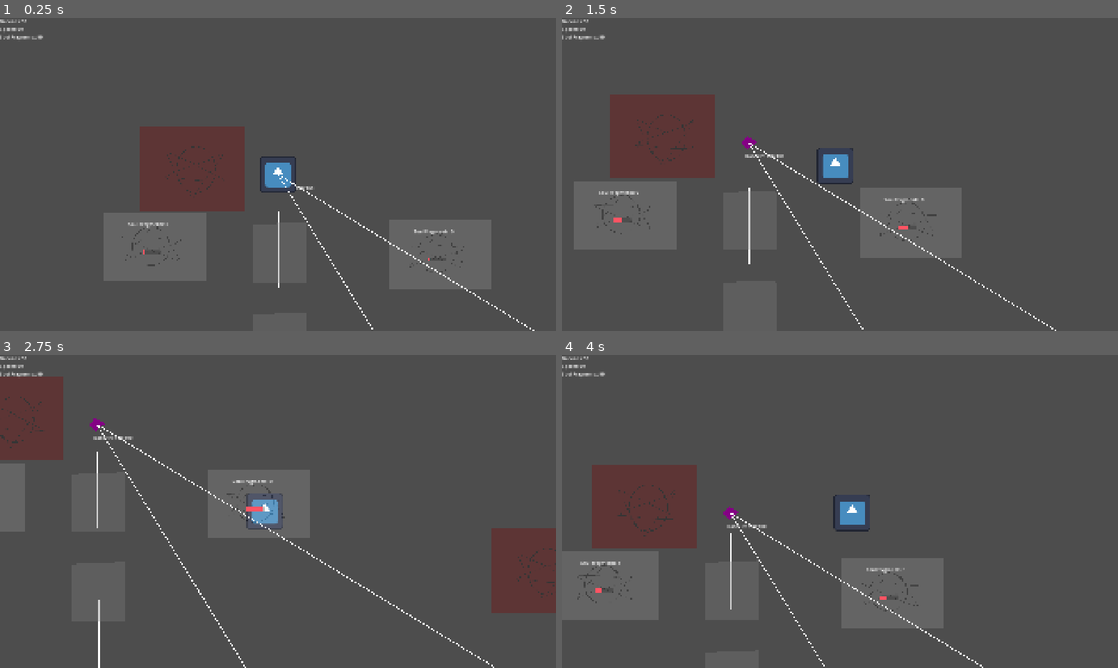
Above: before the commit, frames 1-4 (two rows, left to right).
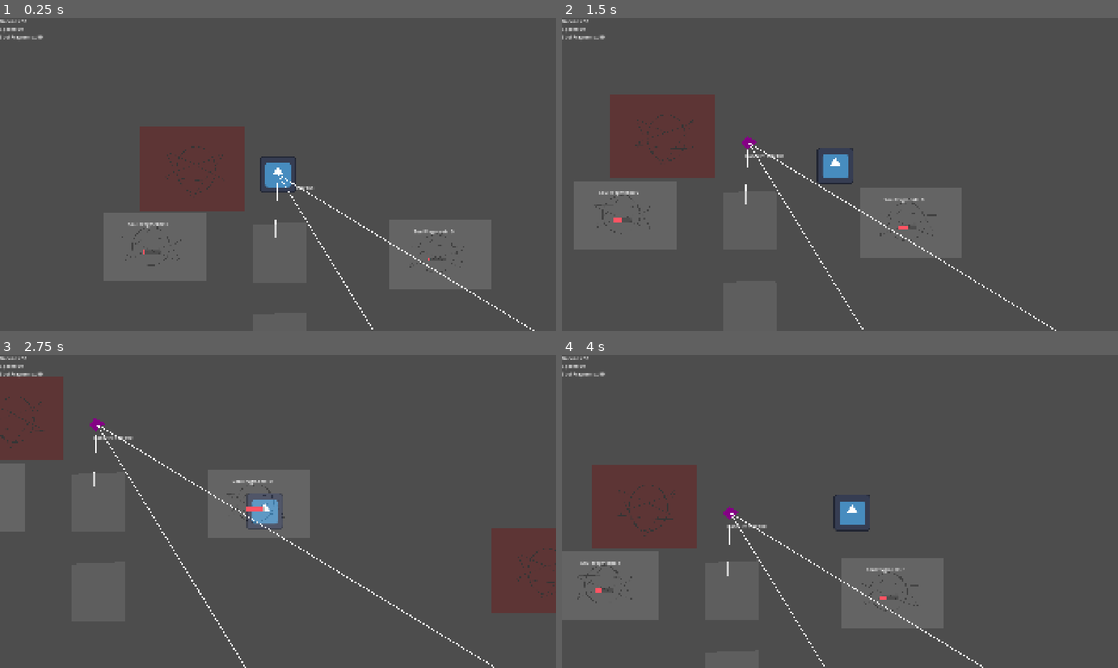
Above: after the commit, the same moments.

Repository: skeeeth/Allstar-Cult-Slip
Game: Godot game, scene res://Source/Level/World/Layouts/alt_world.tscn
The game is run twice, just before and just after one commit, with the same random seed, the same clock (stepped at 60 frames per second) and the same inputs. The engine's default icon, where the game draws it, is replaced by a stand-in: a white triangle on a blue panel in a dark square.
Inputs:
- Up to frame 1 (0.25 s): no input
- Up to frame 2 (1.5 s): tap Enter at 0.5 s; hold D (right) 0.53-1.28 s; hold 1 (one) 0.53-1.28 s; hold S (down) from 1.28 s (still down); tap E (Interact) at 1.35 s
- Up to frame 3 (2.75 s): tap 1 (one) at 1.55 s; release S (down) at 2.03 s; hold D (right) from 2.03 s (still down); hold 1 (one) from 2.03 s (still down)
- Up to frame 4 (4 s): release D (right) at 2.78 s; release 1 (one) at 2.78 s; hold W (up) 2.78-3.53 s; tap 3 (three) at 2.85 s; tap 1 (one) at 3.05, 3.8 s; hold A (left) from 3.53 s (still down); hold 2 (two) from 3.53 s (still down)

The runs differ from the first frame. In frame 1, 0.1% of the frame differs, in the area x 49-51%, y 52-87%; in frame 2, 0.1%; in frame 3, 0.2%, in the area x 16-18%, y 25-100%; in frame 4, less than 0.1%.

Commit message:
little polish here and there idk

Diff:
--- /dev/null
+++ b/Resources/Upgrades/score_report.gd
@@ -0,0 +1,15 @@
+extends Control
+
+
+@export var breakdown: Label
+
+
+func _ready() -> void:
+	Scoring.game_loss.connect(display)
+
+
+
+func display():
+	visible = true
+	for entry in Scoring.breakdown:
+		breakdown.text += "%s: %s" % [entry,Scoring.breakdown[entry]]
--- /dev/null
+++ b/Resources/Upgrades/score_report.tscn
@@ -0,0 +1,20 @@
+[gd_scene format=3 uid="uid://cjufiy4va5eni"]
+
+[ext_resource type="Script" uid="uid://dscckij835ijc" path="res://Resources/Upgrades/score_report.gd" id="1_7hrj1"]
+
+[node name="VBoxContainer" type="PanelContainer" unique_id=995752930 node_paths=PackedStringArray("breakdown")]
+visible = false
+offset_right = 227.0
+offset_bottom = 244.0
+script = ExtResource("1_7hrj1")
+breakdown = NodePath("VBoxContainer/Breakdown")
+
+[node name="VBoxContainer" type="VBoxContainer" parent="." unique_id=1516942928]
+layout_mode = 2
+
+[node name="Breakdown" type="Label" parent="VBoxContainer" unique_id=412794650]
+layout_mode = 2
+
+[node name="TextEdit" type="TextEdit" parent="VBoxContainer" unique_id=220079064]
+layout_mode = 2
+placeholder_text = "name"
--- a/Source/Interactable/Circle/ResourceCircle.tscn
+++ b/Source/Interactable/Circle/ResourceCircle.tscn
@@ -10,7 +10,7 @@
 
 [node name="Interaction Area" parent="." unique_id=268138595 instance=ExtResource("1_o0f0r")]
 
-[node name="AudioStreamPlayer2D" type="AudioStreamPlayer2D" parent="." unique_id=1938166464]
+[node name="Harvest" type="AudioStreamPlayer2D" parent="." unique_id=1938166464]
 
 [node name="Sprite2D" type="Sprite2D" parent="." unique_id=908612667]
 modulate = Color(0.88, 0.88, 0.88, 0.15686275)
--- a/Source/Interactable/Circle/resource_circle.gd
+++ b/Source/Interactable/Circle/resource_circle.gd
@@ -9,6 +9,7 @@
 @onready var interact_hitbox: Interactable = $"Interaction Area"
 @onready var progress_bar: ProgressBar = $ProgressBar
 @onready var count_text: Label = $"Count Text"
+@onready var collect_sound: AudioStreamPlayer2D = $Harvest
 
 func _ready() -> void:
 	interact_hitbox.interacted.connect(on_interaction)
@@ -18,9 +19,12 @@
 func on_interaction():
 	if store >= 1:
 		ResourceManager.add_resource(ResourceManager.ResourceNames[type],store)
+		Scoring.add_score(store * 50, "Resources Gathered")
 		store = 0
 		progress = 0
 		roll_resource()
+
+		collect_sound.play()
 
 func _process(delta: float) -> void:
 	progress += delta
--- a/Source/Level/UI/Hud.tscn
+++ b/Source/Level/UI/Hud.tscn
@@ -1,6 +1,7 @@
 [gd_scene format=3 uid="uid://cid0wtr1vxp4v"]
 
 [ext_resource type="Script" uid="uid://dgeu5s6k4238n" path="res://Source/Level/UI/ResourceDisplay.gd" id="1_245ms"]
+[ext_resource type="PackedScene" uid="uid://cjufiy4va5eni" path="res://Resources/Upgrades/score_report.tscn" id="2_tfsyi"]
 
 [node name="Hud" type="CanvasLayer" unique_id=1382983244]
 
@@ -8,3 +9,16 @@
 offset_right = 40.0
 offset_bottom = 40.0
 script = ExtResource("1_245ms")
+
+[node name="VBoxContainer2" parent="." unique_id=1952244836 instance=ExtResource("2_tfsyi")]
+anchors_preset = 8
+anchor_left = 0.5
+anchor_top = 0.5
+anchor_right = 0.5
+anchor_bottom = 0.5
+offset_left = -20.0
+offset_top = -20.0
+offset_right = 20.0
+offset_bottom = 20.0
+grow_horizontal = 2
+grow_vertical = 2
--- a/Source/Level/UI/ResourceDisplay.gd
+++ b/Source/Level/UI/ResourceDisplay.gd
@@ -13,14 +13,27 @@
 func on_new_key(k,_v):
 	_new_label(k)
 
-func on_update(type:String, _change:int):
-	_set_label_text(labels[type],type)
+func on_update(type:String, change:int):
+	var label = labels[type]
+	_set_label_text(label,type)
+
+	var squeeze = self.create_tween()
+	var x_factor = pow(1.5, -1.5 * sign(change))
+	var y_factor = pow(1.5, 1.5 * sign(change))
+	squeeze.tween_property(label,"offset_transform_scale",
+			Vector2(x_factor,y_factor),0.1)
+	squeeze.tween_property(label,"offset_transform_scale",
+			Vector2(1.0,1.0),0.1)
+
 
 func _new_label(type:String):
 	var new_label = Label.new()
 	_set_label_text(new_label,type)
+	new_label.offset_transform_enabled = true
+
 	add_child(new_label)
 	labels[type] = new_label
 
+
 func _set_label_text(label:Label,type:String):
 	label.text = "%s: %s" % [type, ResourceManager.current[type]]
--- a/Source/Level/UI/Scoring/Scoring.gd
+++ b/Source/Level/UI/Scoring/Scoring.gd
@@ -1,8 +1,8 @@
 extends Node
-
 
 signal game_reseting
 signal score_changed
+signal game_loss
 
 var breakdown:Dictionary[String,float]
 
@@ -10,6 +10,7 @@
 	pass
 
 func add_score(amount:float, category:String):
+	score_changed.emit()
 	if breakdown.has(category):
 		breakdown[category] += amount
 	else:
@@ -27,7 +28,7 @@
 	pass
 
 func end_game():
-	reset_game()
+	game_loss.emit()
 
 func _input(event: InputEvent) -> void:
 	if event.is_action_pressed("debug_r"):
--- a/Source/Level/World/Base/base.gd
+++ b/Source/Level/World/Base/base.gd
@@ -13,6 +13,7 @@
 	current_hp -= 10.0
 	if current_hp <= 0 and loss_enabled:
 		end_game()
+		loss_enabled = false
 	hp_label.text = "Base HP: %s/%s" % [current_hp, 100.0]
 
 
--- a/Source/Level/World/EnemyInstancer.gd
+++ b/Source/Level/World/EnemyInstancer.gd
@@ -15,17 +15,17 @@
 
 @onready var hud: CanvasLayer = $"../Camera2D/Hud"
 @onready var camera_2d: Camera2D = $"../Camera2D"
-@export var next_delay:float = 4
+var next_delay:float = 0
 @export var night_length:float = 5
 @export var day_length:float = 5
 var is_day:bool = true
 var day_night_timer:Timer
 @export var night_waves:int = 3
 var waves_left:int = night_waves
-const warning_time:float = 8
+const warning_time:float = 1
 
 func _ready() -> void:
-	wave_timer.wait_time = next_delay
+	#wave_timer.wait_time = next_delay
 	wave_timer.timeout.connect(_on_timer_timeout)
 	#determine_wave()
 
@@ -47,17 +47,16 @@
 	wave_timer.start()
 
 	#spawn_wave(next_point,next_type,next_count)
+	if waves_left <= 0:
+		return
+
+	waves_left -= 1
 
 	determine_wave()
 
 func determine_wave():
 	next_point =  spawn_points.pick_random()
 	next_type = enemy_pool.pick_random()
-
-	if waves_left <= 0:
-		return
-
-	waves_left -= 1
 
 	var indicator:WaveIndicator = WaveIndicator._create(warning_time,next_type,next_count)
 	add_child(indicator)
@@ -105,3 +104,8 @@
 
 	var fade = create_tween()
 	fade.tween_property(moonlight,"energy",0.0,1)
+
+
+func _input(event: InputEvent) -> void:
+	if event.is_action_pressed("debug_e"):
+		determine_wave()
--- a/Source/Level/World/Layouts/T_level.tscn
+++ b/Source/Level/World/Layouts/T_level.tscn
@@ -18,7 +18,7 @@
 
 [node name="Alt World" type="Node2D" unique_id=1815319325]
 
-[node name="Node2D" parent="." unique_id=60688362 instance=ExtResource("1_sci35")]
+[node name="Base" parent="." unique_id=60688362 instance=ExtResource("1_sci35")]
 
 [node name="Player" parent="." unique_id=1190391921 instance=ExtResource("2_3f5qe")]
 
--- a/Source/Level/World/Layouts/alt_world.tscn
+++ b/Source/Level/World/Layouts/alt_world.tscn
@@ -7,8 +7,11 @@
 
 [node name="Alt World" unique_id=1815319325 instance=ExtResource("1_6u65b")]
 
+[node name="Base" parent="." index="0" unique_id=60688362]
+loss_enabled = true
+
 [node name="One" parent="Spawn Points" parent_id_path=PackedInt32Array(1088585131) index="0" unique_id=2080853920]
-position = Vector2(13, 1155)
+position = Vector2(-10, 217)
 
 [node name="L1" type="Node2D" parent="Spawn Points" parent_id_path=PackedInt32Array(1088585131) index="1" unique_id=1624169314]
 position = Vector2(647, 1057)
--- a/project.godot
+++ b/project.godot
@@ -86,6 +86,11 @@
 "events": [Object(InputEventKey,"resource_local_to_scene":false,"resource_name":"","device":-1,"window_id":0,"alt_press …(190 unchanged characters)…
 ]
 }
+debug_e={
+"deadzone": 0.2,
+"events": [Object(InputEventKey,"resource_local_to_scene":false,"resource_name":"","device":-1,"window_id":0,"alt_pressed":false,"shift_pressed":true,"ctrl_pressed":false,"meta_pressed":false,"pressed":false,"keycode":0,"physical_keycode":69,"key_label":0,"unicode":69,"location":0,"echo":false,"script":null)
+]
+}
 
 [layer_names]
 
Not shown: 1 places in Resources/Projectiles/Coconut.tres that only renumber resources
Not shown, added: Resources/Upgrades/score_report.gd.uid
